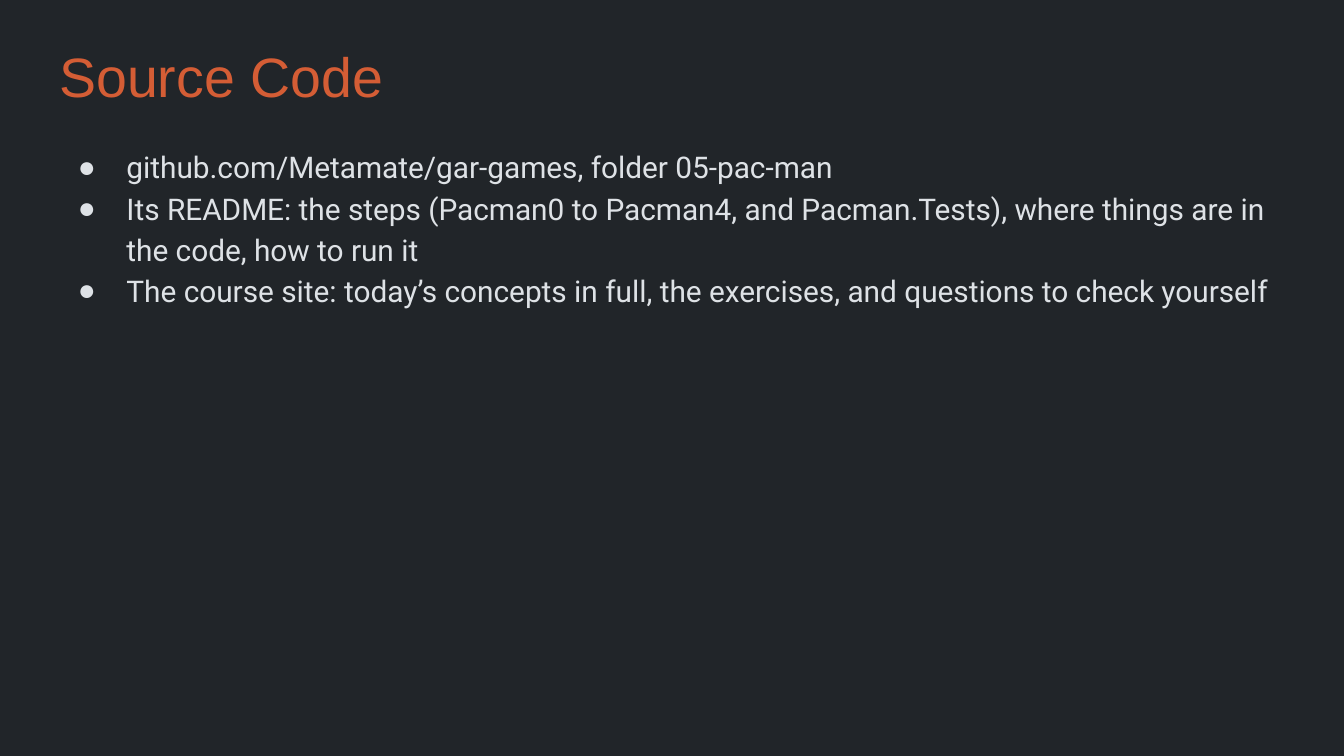
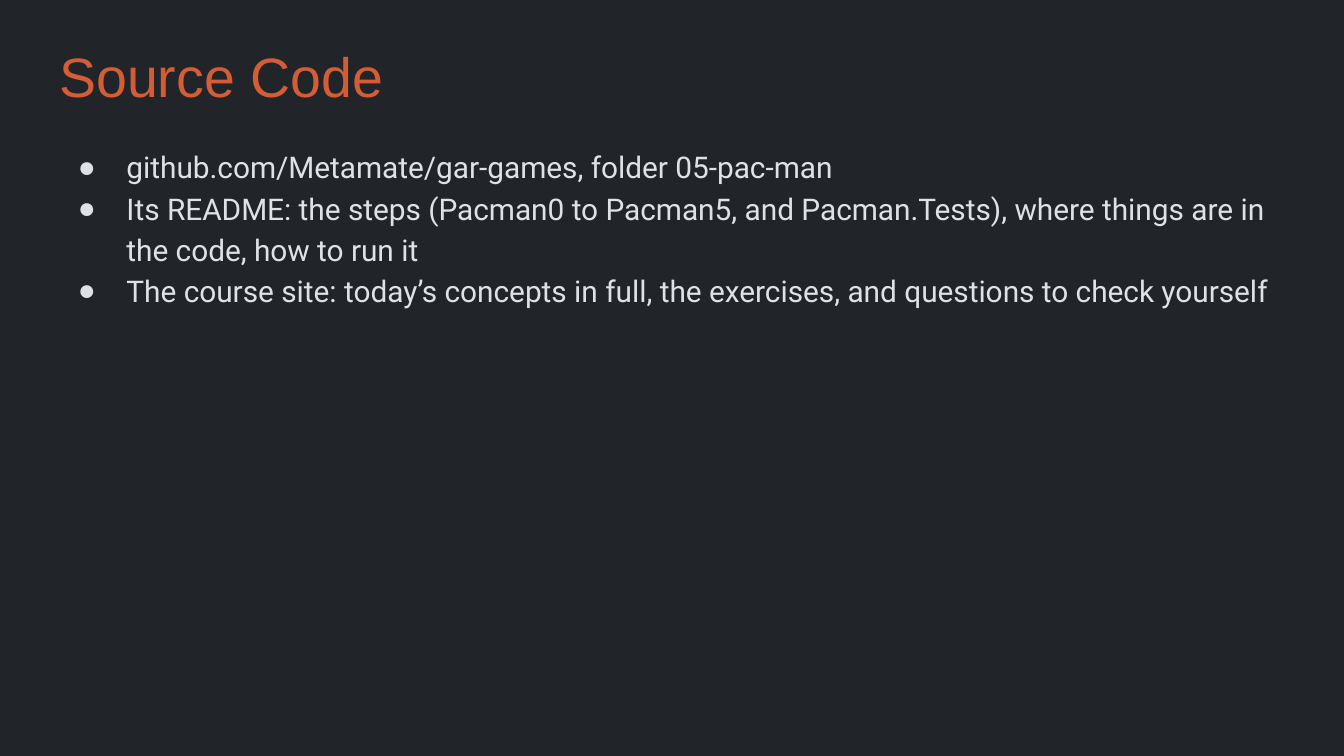
Before and after one commit to Metamate/gar, a slide deck: slide 5 of slides/05 Pac-Man.pptx. Drawn at 1344x756 pixels with LibreOffice and Linux fonts; fonts in the diff are those of the drawing. Boxes give left, top, right and bottom in pixels: in the first picture for what was removed or moved away, otherwise in the second. Text is boxed around its words. In the diff, an @@ line names an element or a change of style, - is before the commit and + after.

```diff
--- a/slides/05 Pac-Man.pptx
+++ b/slides/05 Pac-Man.pptx
@@ text at (126, 196, 1265, 265): text changed @@
-● Its README: the steps (Pacman0 to Pacman4, and Pacman.Tests), where things are in the code, how to run it
+● Its README: the steps (Pacman0 to Pacman5, and Pacman.Tests), where things are in the code, how to run it
```
Also in this commit, not shown: 6 other slides changed, 6 slides added, 3 other files.
